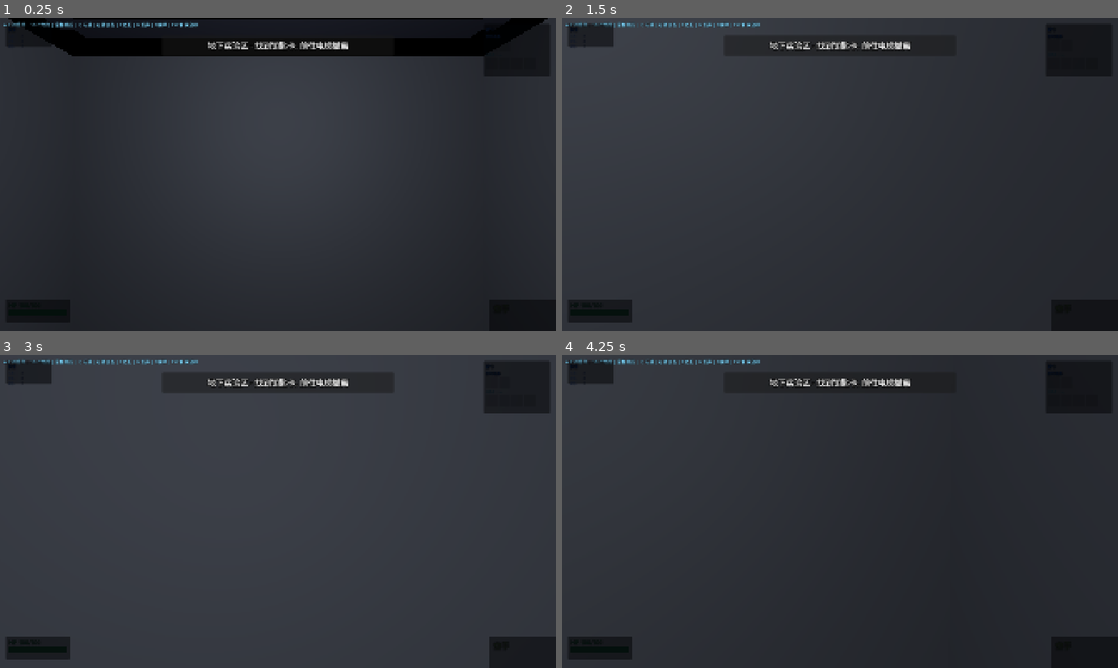
Above: before the commit, frames 1-4 (two rows, left to right).
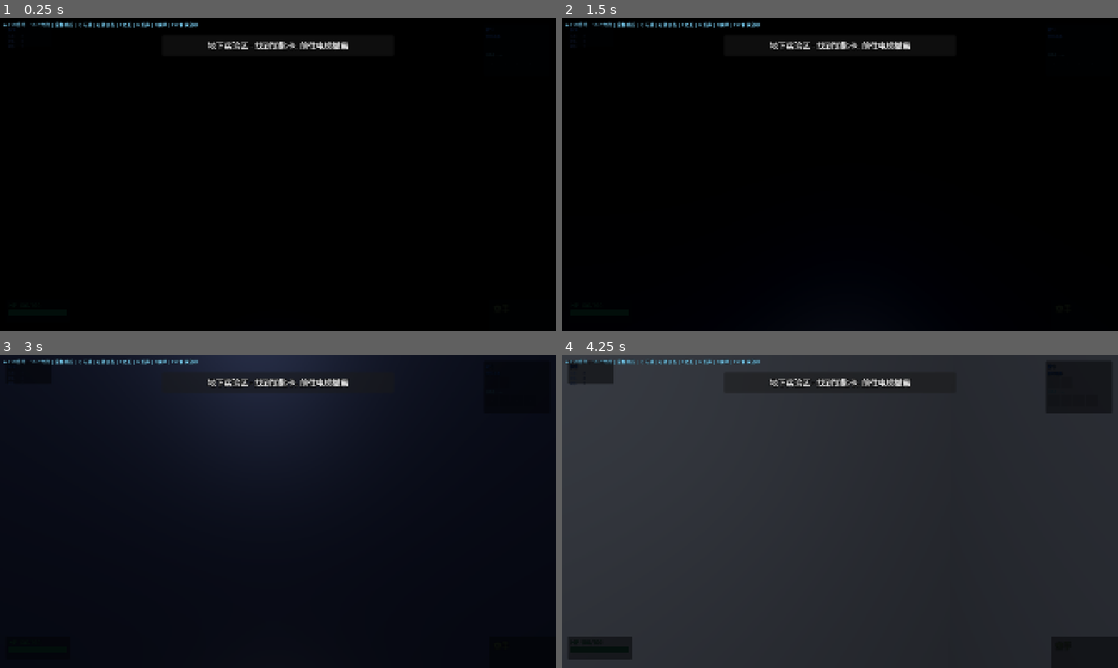
Above: after the commit, the same moments.

Repository: Potatopill98/let-s_go
Game: Godot game, scene res://scenes/level3_maze.tscn
Same seed, same stepped clock (60 frames per second), same inputs: the game is played once before the commit and once after it. This scene is started directly instead of the project's main scene.
Inputs (mouse positions are in pixels of both pictures, inside the frame that each line leads up to):
- Up to frame 1 (0.25 s): no input
- Up to frame 2 (1.5 s): tap Enter at 0.5 s; move the mouse to (867, 174) at 0.52 s; hold E (interact) 0.53-1.28 s; hold W (move_forward) from 0.53 s (still down); click (867, 174) at 0.67 s; tap Space at 0.77 s; move the mouse to (812, 174) at 1.27 s; tap E (interact) at 1.35 s
- Up to frame 3 (3 s): keep holding W (move_forward); tap Space at 1.52, 2.75 s; move the mouse to (289, 505) at 2.02 s; hold E (interact) 2.03-2.78 s; tap Q at 2.1 s; move the mouse to (272, 517) at 2.77 s; tap G at 2.85 s; click (272, 517) at 2.92 s
- Up to frame 4 (4.25 s): keep holding W (move_forward); tap Space at 3.02, 3.77 s; tap E (interact) at 3.05 s; tap Enter at 3.5 s; move the mouse to (878, 514) at 3.52 s; hold E (interact) from 3.53 s (still down); tap 1 at 3.6 s

The runs differ from the first frame. In frame 1, 90% of the frame differs, in the area x 0-100%, y 0-100%; in frame 2, 96%; in frame 3, 92%; in frame 4, less than 0.1%.

Commit message:
feat: 按钮触发井口+100米管道坠落+天花板开洞
第二关:
- 安全房加红色按钮, 按E开启地下通道
- 井口默认隐藏, 按按钮后出现(黑洞+井沿+井壁+蓝光)
- 玩家跳进洞口自动传送到第三关(无需再按E)
- 修复CylinderMesh属性(top_radius/bottom_radius)

第三关:
- 天花板在出生点上方开5x5米洞, 管道直通
- 管道加高到100米, 四壁带碰撞, 金属质感+梯子+顶部入口框
- 玩家出生在管道顶部(y=100), 自由落体掉到迷宫出生点
- 管道内每隔20米一盏冷色灯

0错误(两关均验证)

Diff:
--- a/scenes/level2_corridor.gd
+++ b/scenes/level2_corridor.gd
@@ -47,6 +47,10 @@
 var door_z_list: Array = []
 var hub_reached: bool = false
 var well_inside: bool = false
+var well_area: Area3D = null
+var well_opened: bool = false
+var button_inside: bool = false
+var button_pressed: bool = false
 
 # ---- 材质 ----
 var mat_floor: StandardMaterial3D
@@ -543,9 +547,13 @@
 	sign.mesh = sb
 	sign.position = Vector3(hub_start_x + 1.5, 3.5, EXIT_Z)
 	add_child(sign)
-	# 井口(hub右下角)
+	# 井口(hub右下角) - 默认隐藏, 按按钮后出现
 	var well_x: float = hub_end_x - 3.0
 	var well_z: float = hub_end_z - 3.0
+	var well_group: Node3D = Node3D.new()
+	well_group.name = "WellGroup"
+	well_group.visible = false
+	add_child(well_group)
 	# 井口黑洞
 	var well_hole: MeshInstance3D = MeshInstance3D.new()
 	var hole_box: BoxMesh = BoxMesh.new()
@@ -555,7 +563,7 @@
 	hole_box.material = hole_mat
 	well_hole.mesh = hole_box
 	well_hole.position = Vector3(well_x, 0.05, well_z)
-	add_child(well_hole)
+	well_group.add_child(well_hole)
 	# 井沿
 	var well_ring: MeshInstance3D = MeshInstance3D.new()
 	var ring_box: BoxMesh = BoxMesh.new()
@@ -566,7 +574,7 @@
 	ring_box.material = ring_mat
 	well_ring.mesh = ring_box
 	well_ring.position = Vector3(well_x, 0.1, well_z)
-	add_child(well_ring)
+	well_group.add_child(well_ring)
 	# 井壁(垂直向下)
 	for sx in [-1.4, 1.4]:
 		var wall: MeshInstance3D = MeshInstance3D.new()
@@ -575,7 +583,7 @@
 		wb.material = ring_mat
 		wall.mesh = wb
 		wall.position = Vector3(well_x + sx, -2.0, well_z)
-		add_child(wall)
+		well_group.add_child(wall)
 	for sz in [-1.4, 1.4]:
 		var wall2: MeshInstance3D = MeshInstance3D.new()
 		var wb2: BoxMesh = BoxMesh.new()
@@ -583,9 +591,9 @@
 		wb2.material = ring_mat
 		wall2.mesh = wb2
 		wall2.position = Vector3(well_x, -2.0, well_z + sz)
-		add_child(wall2)
-	# 井口交互区域
-	var well_area: Area3D = Area3D.new()
+		well_group.add_child(wall2)
+	# 井口交互区域(默认隐藏)
+	well_area = Area3D.new()
 	well_area.name = "WellToLevel3"
 	var well_cs: CollisionShape3D = CollisionShape3D.new()
 	var well_shape: BoxShape3D = BoxShape3D.new()
@@ -593,8 +601,9 @@
 	well_cs.shape = well_shape
 	well_area.add_child(well_cs)
 	well_area.position = Vector3(well_x, 1.0, well_z)
-	well_area.body_entered.connect(func(body): _on_well_enter(body))
-	well_area.body_exited.connect(func(body): _on_well_exit(body))
+	well_area.body_entered.connect(_on_well_enter)
+	well_area.visible = false
+	well_area.monitoring = false
 	add_child(well_area)
 	# 井口指示灯
 	var well_light: OmniLight3D = OmniLight3D.new()
@@ -602,7 +611,46 @@
 	well_light.light_energy = 2.0
 	well_light.omni_range = 6.0
 	well_light.position = Vector3(well_x, 2.5, well_z)
-	add_child(well_light)
+	well_group.add_child(well_light)
+	# 开启井口的按钮(安全房左墙)
+	var btn_x: float = hub_start_x + 2.0
+	var btn_z: float = EXIT_Z - 5.0
+	var btn_base: MeshInstance3D = MeshInstance3D.new()
+	var bb: BoxMesh = BoxMesh.new()
+	bb.size = Vector3(0.15, 0.8, 0.5)
+	var bmat: StandardMaterial3D = StandardMaterial3D.new()
+	bmat.albedo_color = Color(0.3, 0.3, 0.35)
+	bmat.metallic = 0.8
+	bb.material = bmat
+	btn_base.mesh = bb
+	btn_base.position = Vector3(btn_x, 1.5, btn_z)
+	add_child(btn_base)
+	var btn_top: MeshInstance3D = MeshInstance3D.new()
+	var bt: CylinderMesh = CylinderMesh.new()
+	bt.top_radius = 0.15
+	bt.bottom_radius = 0.15
+	bt.height = 0.12
+	var btmat: StandardMaterial3D = StandardMaterial3D.new()
+	btmat.albedo_color = Color(0.8, 0.1, 0.1)
+	btmat.emission_enabled = true
+	btmat.emission = Color(1.0, 0.2, 0.15)
+	btmat.emission_energy_multiplier = 2.0
+	bt.material = btmat
+	btn_top.mesh = bt
+	btn_top.rotation.x = deg_to_rad(90)
+	btn_top.position = Vector3(btn_x + 0.1, 1.8, btn_z)
+	add_child(btn_top)
+	var btn_area: Area3D = Area3D.new()
+	btn_area.name = "WellButton"
+	var btn_cs: CollisionShape3D = CollisionShape3D.new()
+	var btn_shape: BoxShape3D = BoxShape3D.new()
+	btn_shape.size = Vector3(2.0, 2.5, 2.0)
+	btn_cs.shape = btn_shape
+	btn_area.add_child(btn_cs)
+	btn_area.position = Vector3(btn_x + 0.5, 1.5, btn_z)
+	btn_area.body_entered.connect(_on_button_enter)
+	btn_area.body_exited.connect(_on_button_exit)
+	add_child(btn_area)
 
 # ============================================================
 # 警报灯系统
@@ -704,8 +752,8 @@
 		else:
 			l.visible = false
 	if Input.is_action_just_pressed("interact"):
-		if well_inside:
-			get_tree().change_scene_to_file("res://scenes/level3_maze.tscn")
+		if button_inside and not button_pressed:
+			_open_well()
 		elif current_door_area != null:
 			_use_door(current_door_area)
 		elif current_gate_area != null:
@@ -731,17 +779,37 @@
 	if UIManager != null:
 		UIManager.show_announcement("实验体已释放！立即撤离！", 5.0)
 
+func _on_button_enter(body: Node) -> void:
+	if body.is_in_group("player") and hub_reached and not button_pressed:
+		button_inside = true
+		if UIManager != null:
+			UIManager.show_interaction_prompt("按E - 开启地下通道")
+
+func _on_button_exit(body: Node) -> void:
+	if body.is_in_group("player"):
+		button_inside = false
+		if UIManager != null:
+			UIManager.hide_interaction_prompt()
+
+func _open_well() -> void:
+	button_pressed = true
+	well_opened = true
+	var wg: Node = get_node_or_null("WellGroup")
+	if wg != null:
+		wg.visible = true
+	if well_area != null:
+		well_area.visible = true
+		well_area.monitoring = true
+	if UIManager != null:
+		UIManager.show_toast("地下通道已开启! 跳进去!")
+		UIManager.show_announcement("地下通道已开启 - 跳入洞口前往地下实验区", 4.0)
+
 func _on_well_enter(body: Node) -> void:
-	if body.is_in_group("player") and hub_reached:
-		well_inside = true
-		if UIManager != null:
-			UIManager.show_interaction_prompt("按E - 下井前往地下实验区")
-
-func _on_well_exit(body: Node) -> void:
-	if body.is_in_group("player"):
-		well_inside = false
+	if body.is_in_group("player") and well_opened:
+		# 玩家跳进洞, 自动传送到第三关
 		if UIManager != null:
 			UIManager.hide_interaction_prompt()
+		get_tree().change_scene_to_file("res://scenes/level3_maze.tscn")
 
 func _check_hub_reached() -> void:
 	if hub_reached:
--- a/scenes/level3_maze.gd
+++ b/scenes/level3_maze.gd
@@ -133,16 +133,28 @@
 	add_child(floor_col)
 
 func _build_ceiling() -> void:
-	var ceil_mi: MeshInstance3D = MeshInstance3D.new()
-	var ceil_box: BoxMesh = BoxMesh.new()
-	ceil_box.size = Vector3(MAZE_W * CELL_SIZE + 2, 0.2, MAZE_H * CELL_SIZE + 2)
 	var ceil_mat: StandardMaterial3D = StandardMaterial3D.new()
 	ceil_mat.albedo_color = Color(0.08, 0.08, 0.1)
 	ceil_mat.roughness = 0.95
-	ceil_box.material = ceil_mat
-	ceil_mi.mesh = ceil_box
-	ceil_mi.position = Vector3(MAZE_W * CELL_SIZE / 2.0, WALL_HEIGHT + 0.1, MAZE_H * CELL_SIZE / 2.0)
-	add_child(ceil_mi)
+	var total_w: float = MAZE_W * CELL_SIZE + 2
+	var total_h: float = MAZE_H * CELL_SIZE + 2
+	var hole_size: float = 5.0
+	# 右半部分(洞右边)
+	var c1: MeshInstance3D = MeshInstance3D.new()
+	var b1: BoxMesh = BoxMesh.new()
+	b1.size = Vector3(total_w - hole_size, 0.2, total_h)
+	b1.material = ceil_mat
+	c1.mesh = b1
+	c1.position = Vector3(hole_size + (total_w - hole_size) / 2.0 - 1, WALL_HEIGHT + 0.1, total_h / 2.0 - 1)
+	add_child(c1)
+	# 左下部分(洞下方)
+	var c2: MeshInstance3D = MeshInstance3D.new()
+	var b2: BoxMesh = BoxMesh.new()
+	b2.size = Vector3(hole_size, 0.2, total_h - hole_size)
+	b2.material = ceil_mat
+	c2.mesh = b2
+	c2.position = Vector3(hole_size / 2.0 - 1, WALL_HEIGHT + 0.1, hole_size + (total_h - hole_size) / 2.0 - 1)
+	add_child(c2)
 
 func _build_walls() -> void:
 	var wall_mat: StandardMaterial3D = StandardMaterial3D.new()
@@ -231,7 +243,7 @@
 	if player_scene == null:
 		return
 	var player: CharacterBody3D = player_scene.instantiate()
-	player.position = Vector3(CELL_SIZE / 2.0, 1.0, CELL_SIZE / 2.0)
+	player.position = Vector3(CELL_SIZE / 2.0, 100.0, CELL_SIZE / 2.0)
 	player.name = "Player"
 	add_child(player)
 	# 出生点光源, 让玩家看清周围
@@ -271,51 +283,77 @@
 		flash.position = Vector3(fx, 0.5, fz)
 		add_child(flash)
 func _build_entry_tunnel() -> void:
-	# 出生点上方的隧道(从第二关掉下来的通道)
+	# 出生点上方的隧道(100米高, 从第二关掉下来的通道)
 	var tx: float = CELL_SIZE / 2.0
 	var tz: float = CELL_SIZE / 2.0
-	var tunnel_h: float = 8.0
-	var tunnel_w: float = 3.0
+	var tunnel_h: float = 100.0
+	var tunnel_w: float = 3.5
 	var tunnel_mat: StandardMaterial3D = StandardMaterial3D.new()
-	tunnel_mat.albedo_color = Color(0.25, 0.25, 0.3)
+	tunnel_mat.albedo_color = Color(0.2, 0.2, 0.25)
 	tunnel_mat.metallic = 0.7
-	tunnel_mat.roughness = 0.5
-	# 隧道四壁
+	tunnel_mat.roughness = 0.6
+	# 隧道四壁(带碰撞)
 	for sx in [-tunnel_w/2.0, tunnel_w/2.0]:
+		var wall_body: StaticBody3D = StaticBody3D.new()
 		var wall: MeshInstance3D = MeshInstance3D.new()
 		var wb: BoxMesh = BoxMesh.new()
 		wb.size = Vector3(0.2, tunnel_h, tunnel_w)
 		wb.material = tunnel_mat
 		wall.mesh = wb
-		wall.position = Vector3(tx + sx, WALL_HEIGHT + tunnel_h/2.0, tz)
-		add_child(wall)
+		wall_body.add_child(wall)
+		var wcs: CollisionShape3D = CollisionShape3D.new()
+		var ws: BoxShape3D = BoxShape3D.new()
+		ws.size = Vector3(0.2, tunnel_h, tunnel_w)
+		wcs.shape = ws
+		wall_body.add_child(wcs)
+		wall_body.position = Vector3(tx + sx, WALL_HEIGHT + tunnel_h/2.0, tz)
+		add_child(wall_body)
 	for sz in [-tunnel_w/2.0, tunnel_w/2.0]:
+		var wall_body2: StaticBody3D = StaticBody3D.new()
 		var wall2: MeshInstance3D = MeshInstance3D.new()
 		var wb2: BoxMesh = BoxMesh.new()
 		wb2.size = Vector3(tunnel_w, tunnel_h, 0.2)
 		wb2.material = tunnel_mat
 		wall2.mesh = wb2
-		wall2.position = Vector3(tx, WALL_HEIGHT + tunnel_h/2.0, tz + sz)
-		add_child(wall2)
-	# 梯子(一侧)
-	for i in range(8):
+		wall_body2.add_child(wall2)
+		var wcs2: CollisionShape3D = CollisionShape3D.new()
+		var ws2: BoxShape3D = BoxShape3D.new()
+		ws2.size = Vector3(tunnel_w, tunnel_h, 0.2)
+		wcs2.shape = ws2
+		wall_body2.add_child(wcs2)
+		wall_body2.position = Vector3(tx, WALL_HEIGHT + tunnel_h/2.0, tz + sz)
+		add_child(wall_body2)
+	# 梯子(一侧, 每2米一根)
+	for i in range(50):
 		var rung: MeshInstance3D = MeshInstance3D.new()
 		var rb: BoxMesh = BoxMesh.new()
-		rb.size = Vector3(0.1, 0.05, 1.5)
+		rb.size = Vector3(0.1, 0.05, 1.8)
 		var rung_mat: StandardMaterial3D = StandardMaterial3D.new()
 		rung_mat.albedo_color = Color(0.5, 0.5, 0.55)
 		rung_mat.metallic = 0.9
 		rb.material = rung_mat
 		rung.mesh = rb
-		rung.position = Vector3(tx - tunnel_w/2.0 + 0.15, WALL_HEIGHT + 0.5 + i * 0.9, tz)
+		rung.position = Vector3(tx - tunnel_w/2.0 + 0.15, WALL_HEIGHT + 1.0 + i * 2.0, tz)
 		add_child(rung)
-	# 隧道顶部灯
-	var tunnel_light: OmniLight3D = OmniLight3D.new()
-	tunnel_light.light_color = Color(0.8, 0.85, 1.0)
-	tunnel_light.light_energy = 1.5
-	tunnel_light.omni_range = 5.0
-	tunnel_light.position = Vector3(tx, WALL_HEIGHT + tunnel_h - 1.0, tz)
-	add_child(tunnel_light)
+	# 隧道顶部入口框
+	var top_frame: MeshInstance3D = MeshInstance3D.new()
+	var tf_box: BoxMesh = BoxMesh.new()
+	tf_box.size = Vector3(tunnel_w + 0.6, 0.4, tunnel_w + 0.6)
+	var tf_mat: StandardMaterial3D = StandardMaterial3D.new()
+	tf_mat.albedo_color = Color(0.4, 0.4, 0.45)
+	tf_mat.metallic = 0.8
+	tf_box.material = tf_mat
+	top_frame.mesh = tf_box
+	top_frame.position = Vector3(tx, WALL_HEIGHT + tunnel_h + 0.2, tz)
+	add_child(top_frame)
+	# 隧道内每隔20米一盏灯
+	for i in range(5):
+		var tunnel_light: OmniLight3D = OmniLight3D.new()
+		tunnel_light.light_color = Color(0.7, 0.8, 1.0)
+		tunnel_light.light_energy = 1.2
+		tunnel_light.omni_range = 8.0
+		tunnel_light.position = Vector3(tx, WALL_HEIGHT + 10.0 + i * 20.0, tz)
+		add_child(tunnel_light)
 
 func _spawn_key() -> void:
 	# 钥匙放在迷宫中间偏远处
